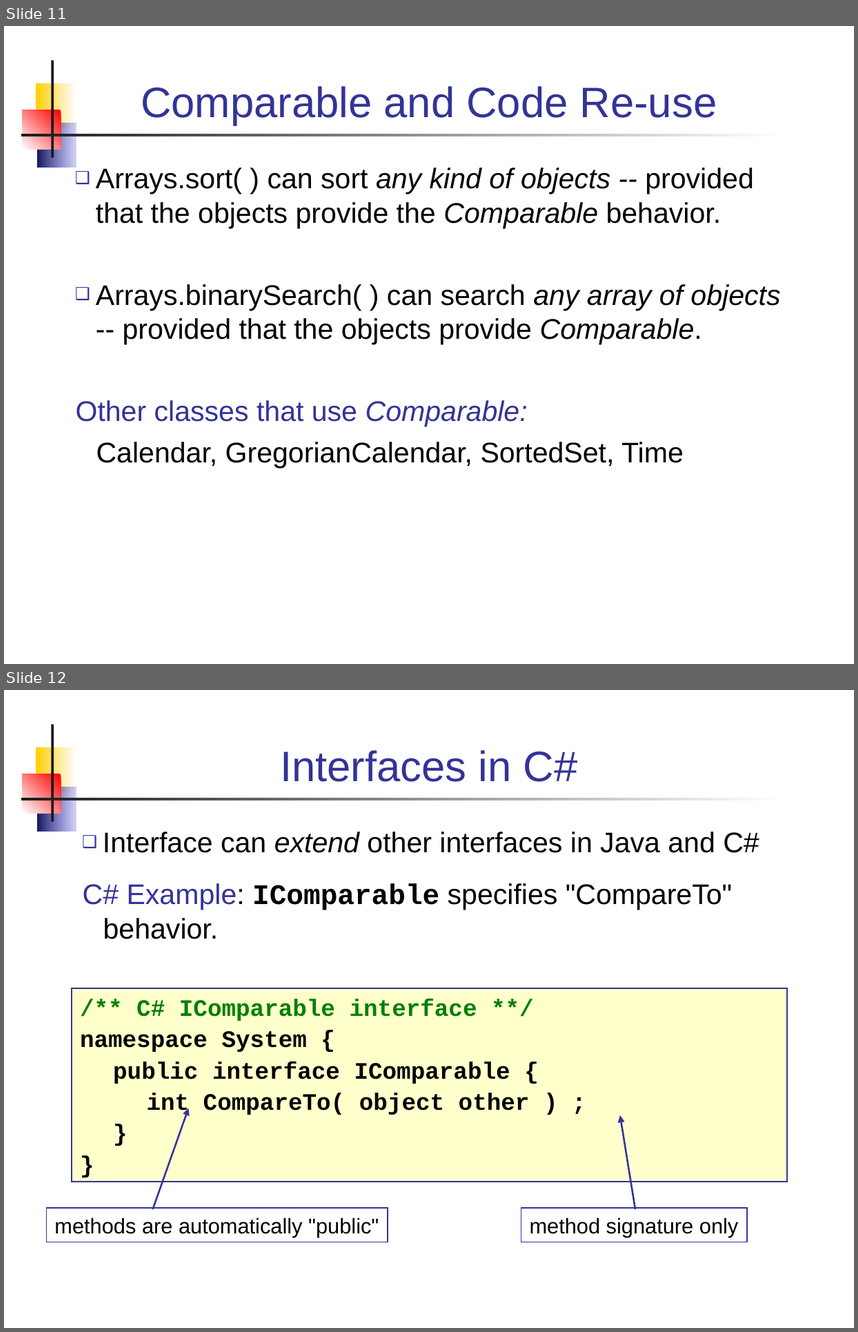
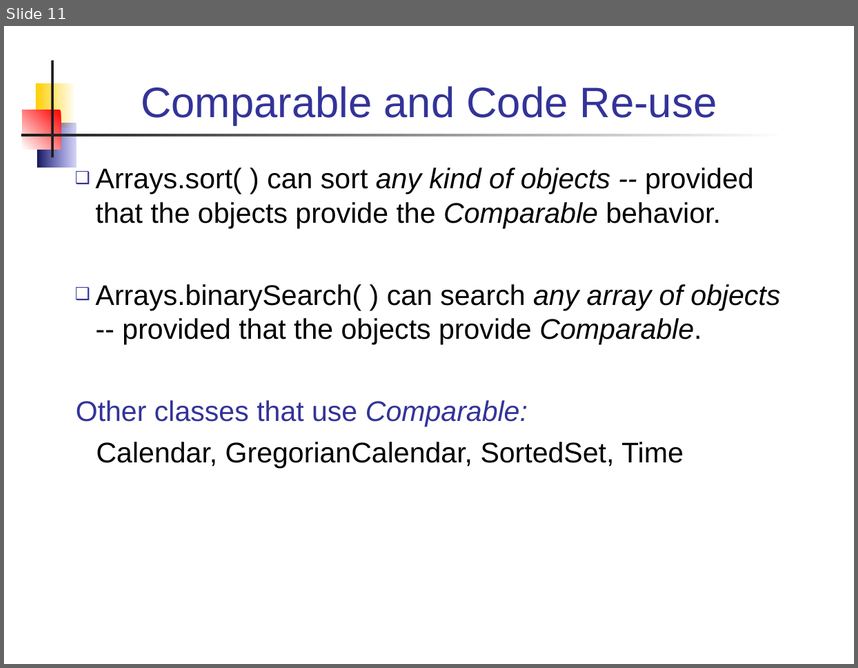
Before and after one commit to skeoop/skeoop.github.io, a slide deck: week2/1-Interfaces.ppt. Shown one above the other, each under a label of ours: slides 11 and 12 before the commit, slide 11 after it. The pictures are 858x1332 and 858x668 pixels, drawn with LibreOffice and Linux fonts; fonts in the diff are those of the drawing. Boxes give left, top, right and bottom in pixels: in the first picture for what was removed or moved away, otherwise in the second. Text is boxed around its words. In the diff, an @@ line names an element or a change of style, - is before the commit and + after.

```diff
--- a/week2/1-Interfaces.ppt
+++ b/week2/1-Interfaces.ppt
@@ slide 12 removed at (4, 690, 854, 1328), background #FFFFFF; not listed: 6 template elements that a slide beside it also shows @@
@@ title removed at (280, 750, 578, 782) @@
-Interfaces in C#
@@ text removed at (83, 831, 760, 939) @@
-❑ Interface can extend other interfaces in Java and C#
-C# Example: IComparable specifies "CompareTo" behavior.
@@ rectangle removed at (72, 988, 788, 1182) @@
-/** C# IComparable interface **/
-namespace System {
-public interface IComparable {
-int CompareTo( object other ) ;
-}
-}
@@ arrow removed from (153, 1208) to (188, 1108) @@
@@ arrow removed from (635, 1208) to (620, 1115) @@
@@ rectangle removed at (47, 1208, 388, 1242) @@
-methods are automatically "public"
@@ rectangle removed at (521, 1208, 747, 1242) @@
-method signature only
```
Also in this commit, not shown: 3 slides changed, 14 other files.
